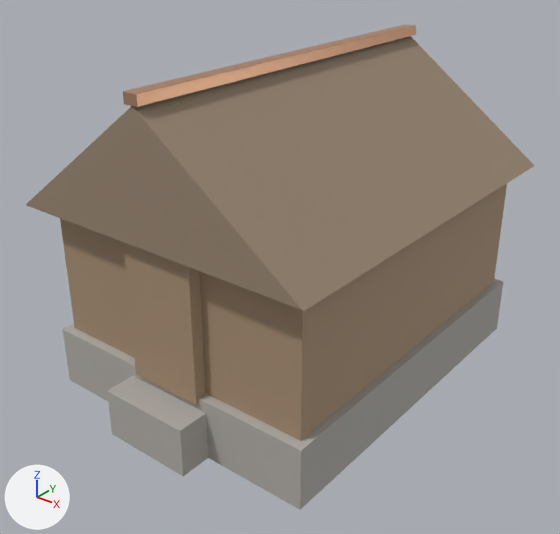
Renders of the FBX model Assets/Resources/Models/House_Chalco_c.fbx from each side of a commit.
One viewpoint serves both versions: a camera (50 mm lens) standing at (5.42, -7.1, 5.6) and looking at (0.05, -0.39, 1.45). Lighting does not change. The marker at lower left points along +X, +Y and +Z. The first picture is the older version. Objects named as collision shapes, trigger or cutter boxes, shadow casters or lower levels of detail are left out. Where no turn or scale is listed for an object, it has been applied to the vertices.

Names of what the first picture shows: 'House_Chalco_c'.
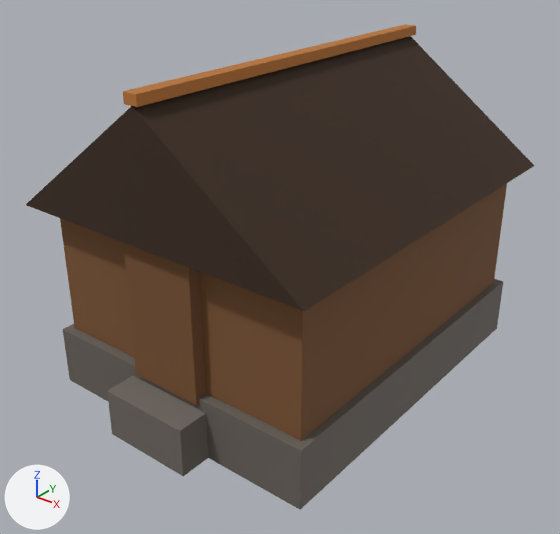
Scene script edits in JSON lines:
```json
{"op": "add", "block": "img_palette_png", "code": ["img_palette_png = load_image('palette.png', '../../Art/Palette/Palette.png', 128, 432, 'sRGB')"]}
{"op": "add", "block": "mat_m_palette", "code": ["mat_m_palette = principled_material('M_Palette')", "mat_m_palette.texture = img_palette_png", "mat_m_palette.roughness = 0.85"]}
{"block": "me_chalcohome_01_c_001", "where": "me_chalcohome_01_c_001.from_pydata(...)  # 434 vertices, 419 faces; spans x -1.98..1.98, y -2.69..2.5, z 0.0..3.97"}
{"block": "me_chalcohome_01_c_001", "where": "# used by ob_house_chalco_c; location = (0.0, 0.0, 0.0)"}
{"block": "me_chalcohome_01_c_001", "change": "me_chalcohome_01_c_001 part 1: all 108 faces that had it switch from mat_chalcohome_01_c_m_fieldstoneplinth (grey #b1ada8) to mat_m_palette (picture img_palette_png)"}
{"block": "me_chalcohome_01_c_001", "change": "me_chalcohome_01_c_001 part 2: all 108 faces that had it switch from mat_chalcohome_01_c_m_heavyplank (beige #aa9076) to mat_m_palette (picture img_palette_png)"}
{"block": "me_chalcohome_01_c_001", "change": "me_chalcohome_01_c_001 part 3: all 41 faces that had it switch from mat_chalcohome_01_c_m_timbershingle (brown #998673) to mat_m_palette (picture img_palette_png)"}
{"block": "me_chalcohome_01_c_001", "change": "me_chalcohome_01_c_001 part 4: all 162 faces that had it switch from mat_chalcohome_01_c_m_copperfittings (beige #e1ad8b) to mat_m_palette (picture img_palette_png)"}
{"block": "me_chalcohome_01_c_001", "change": "me_chalcohome_01_c_001 part 5: texture (UV) coordinates of 419 of 419 faces, centred in x -1.98..1.98, y -2.69..2.5, z 0.0..3.97, changed; they spanned u 0.01..0.98, v 0.01..0.99 and now span u 0.06..0.56, v 0.02..0.46"}
```

Changed parts and their boxes [x1, y1, x2, y2] in the pictures (560 x 534 px):
```json
{"object": "House_Chalco_c", "change": "recoloured, surface changed", "before": [26, 24, 534, 510], "after": [26, 24, 534, 510], "on screen": "darker"}
{"part": 1, "of": "me_chalcohome_01_c_001", "change": "recoloured", "before": [63, 279, 503, 510], "after": [63, 279, 503, 510], "on screen": "darker"}
{"part": 2, "of": "me_chalcohome_01_c_001", "change": "recoloured", "before": [60, 184, 507, 441], "after": [60, 184, 507, 441], "on screen": "beige to brown"}
{"part": 3, "of": "me_chalcohome_01_c_001", "change": "recoloured", "before": [26, 36, 534, 311], "after": [26, 36, 534, 311], "on screen": "darker"}
{"part": 4, "of": "me_chalcohome_01_c_001", "change": "recoloured", "before": [123, 24, 416, 107], "after": [123, 24, 416, 107], "on screen": "beige to brown"}
{"part": 5, "of": "me_chalcohome_01_c_001", "change": "surface changed", "before": [26, 24, 534, 510], "after": [26, 24, 534, 510], "on screen": "darker"}
```
